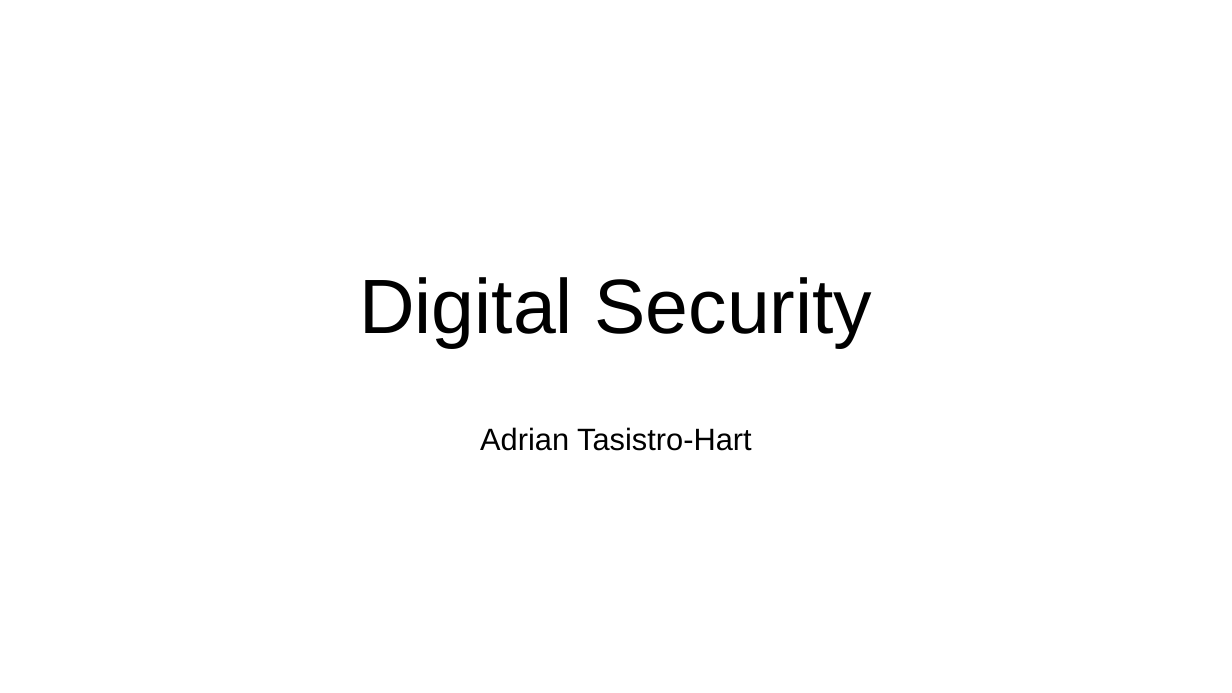
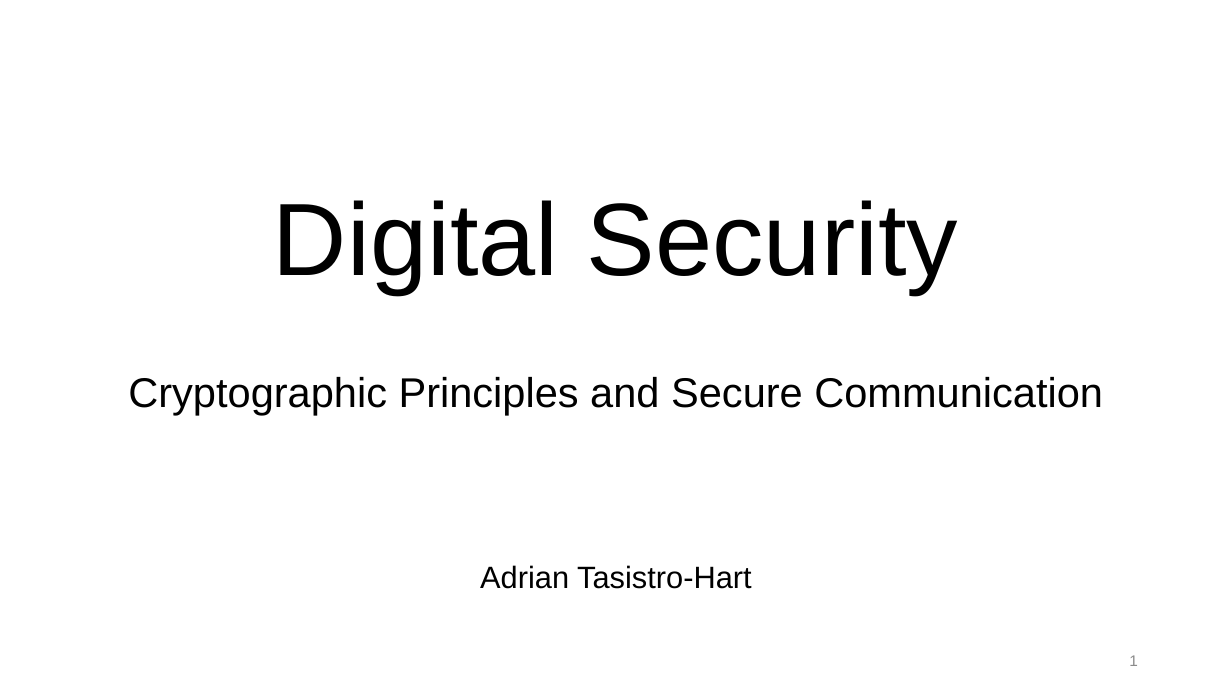
Before and after one commit to sarttiso/digital-security, a slide deck: slide 1 of digital_security_strikeU.pptx. Drawn at 1232x693 pixels with LibreOffice and Linux fonts; fonts in the diff are those of the drawing. Boxes give left, top, right and bottom in pixels: in the first picture for what was removed or moved away, otherwise in the second. Text is boxed around its words. In the diff, an @@ line names an element or a change of style, - is before the commit and + after.

```diff
--- a/digital_security_strikeU.pptx
+++ b/digital_security_strikeU.pptx
@@ title at box(128, 200, 1103, 415): text changed; size 60 to 32.4 pt @@
-Digital Security
+Digital Security
+Cryptographic Principles and Secure Communication
@@ subtitle "Adrian Tasistro-Hart": place and size @@
-subtitle "Adrian Tasistro-Hart" at box(480, 427, 752, 451)
+subtitle "Adrian Tasistro-Hart" at box(480, 565, 752, 589)
@@ page number added at box(1129, 655, 1138, 666), 12 pt, text #8C8C8C @@
+1
```
Also in this commit, not shown: 17 other slides changed, 11 slides added, 1 slide removed, 8 other files.
